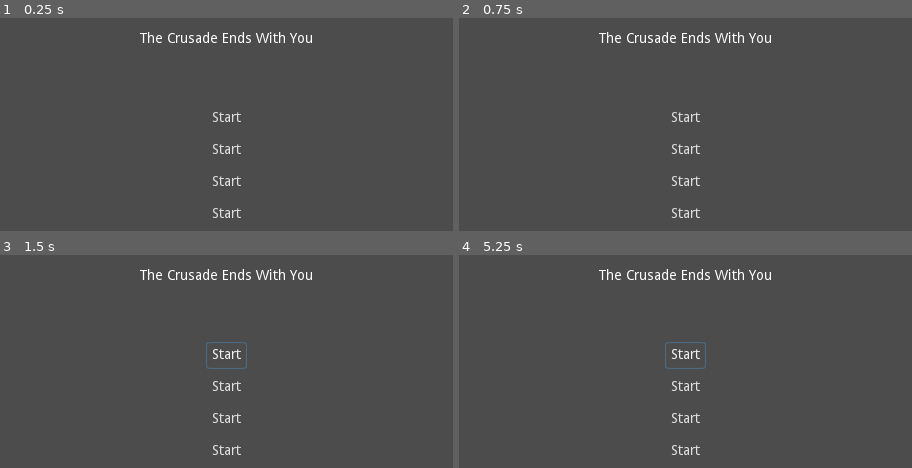
Above: before the commit, frames 1-4 (two rows, left to right).
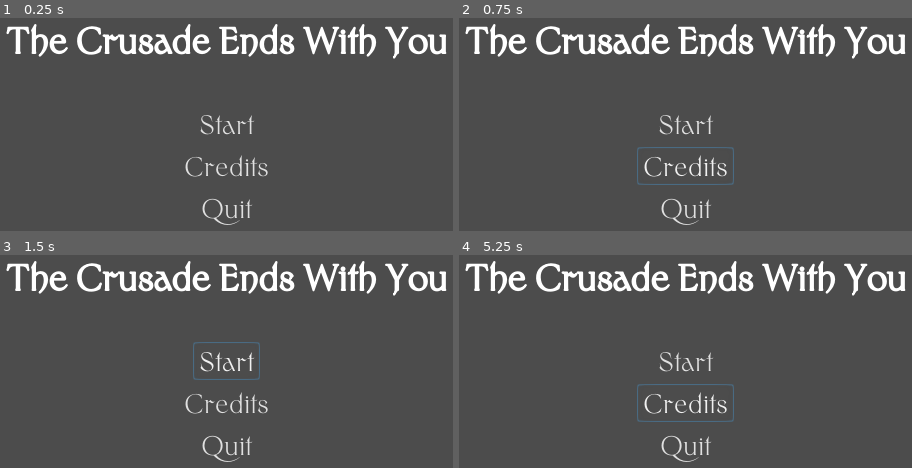
Above: after the commit, the same moments.

Repository: imav97/GMTK2021
Game: Godot game, scene res://Root.tscn
Same seed, same stepped clock (60 frames per second), same inputs: the game is played once before the commit and once after it. This scene is started directly instead of the project's main scene.
Inputs (mouse positions are in pixels of both pictures, inside the frame that each line leads up to):
- Up to frame 1 (0.25 s): no input
- Up to frame 2 (0.75 s): click (685, 164) at 0.5 s, where only the run after the commit has a clickable "Credits"
- Up to frame 3 (1.5 s): click "Start" at 1.25 s
- Up to frame 4 (5.25 s): click "Start" at 2 s; tap Enter at 2.75, 4.25 s; move the mouse to (789, 327) at 2.77 s; press the mouse at (789, 327) at 2.78 s; hold D (right) 2.78-3.53 s; tap Space (simple_attack) at 3.5 s; move the mouse to (590, 352) at 3.52 s; release the mouse at (590, 352) at 3.53 s; hold S (down) 3.53-4.28 s; tap Shift (mana_attack) at 3.6 s; move the mouse to (735, 280) at 4.27 s; hold D (right) 4.28-5.03 s; hold Space (simple_attack) 4.28-5.03 s; move the mouse to (662, 393) at 5.02 s; hold W (up) from 5.03 s (still down); click (662, 393) at 5.1 s

The runs differ from the first frame. In frame 1, 7.0% of the frame differs, in the area x 1-99%, y 2-98%; in frame 2, 7.3%; in frame 3, 7.3%; in frame 4, 7.4%.

Commit message:
new fonts added

Diff:
--- a/gmtk2021/Root.tscn
+++ b/gmtk2021/Root.tscn
@@ -1,4 +1,17 @@
-[gd_scene format=2]
+[gd_scene load_steps=4 format=2]
+
+[ext_resource path="res://Resources/Fonts/sinistre/Sinistre-S†Caroline.otf" type="DynamicFontData" id=1]
+
+[sub_resource type="DynamicFont" id=3]
+size = 35
+outline_size = 1
+use_mipmaps = true
+use_filter = true
+font_data = ExtResource( 1 )
+
+[sub_resource type="DynamicFont" id=2]
+size = 26
+font_data = ExtResource( 1 )
 
 [node name="Root" type="Control"]
 anchor_right = 1.0
@@ -19,84 +32,73 @@
 }
 
 [node name="VBoxContainer" type="VBoxContainer" parent="MarginContainer"]
-margin_right = 460.0
+margin_right = 466.0
 margin_bottom = 250.0
 size_flags_horizontal = 3
 size_flags_vertical = 3
 alignment = 2
 
 [node name="Label" type="Label" parent="MarginContainer/VBoxContainer"]
-margin_right = 460.0
+margin_right = 466.0
 margin_bottom = 123.0
 size_flags_horizontal = 3
 size_flags_vertical = 3
+custom_fonts/font = SubResource( 3 )
 text = "The Crusade Ends With You"
 align = 1
 valign = 1
 
 [node name="Buttons" type="VBoxContainer" parent="MarginContainer/VBoxContainer"]
 margin_top = 127.0
-margin_right = 460.0
+margin_right = 466.0
 margin_bottom = 250.0
 size_flags_horizontal = 3
 size_flags_vertical = 3
 alignment = 1
 
 [node name="HBoxContainer" type="HBoxContainer" parent="MarginContainer/VBoxContainer/Buttons"]
-margin_right = 460.0
-margin_bottom = 27.0
+margin_right = 466.0
+margin_bottom = 38.0
 size_flags_horizontal = 3
 size_flags_vertical = 3
 alignment = 1
 
 [node name="Button" type="Button" parent="MarginContainer/VBoxContainer/Buttons/HBoxContainer"]
-margin_left = 209.0
-margin_right = 250.0
-margin_bottom = 27.0
+margin_left = 199.0
+margin_right = 266.0
+margin_bottom = 38.0
+custom_fonts/font = SubResource( 2 )
 text = "Start"
 flat = true
 
 [node name="HBoxContainer2" type="HBoxContainer" parent="MarginContainer/VBoxContainer/Buttons"]
-margin_top = 31.0
-margin_right = 460.0
-margin_bottom = 59.0
+margin_top = 42.0
+margin_right = 466.0
+margin_bottom = 80.0
 size_flags_horizontal = 3
 size_flags_vertical = 3
 alignment = 1
 
 [node name="Button" type="Button" parent="MarginContainer/VBoxContainer/Buttons/HBoxContainer2"]
-margin_left = 209.0
-margin_right = 250.0
-margin_bottom = 28.0
-text = "Start"
+margin_left = 184.0
+margin_right = 281.0
+margin_bottom = 38.0
+custom_fonts/font = SubResource( 2 )
+text = "Credits"
 flat = true
 
 [node name="HBoxContainer3" type="HBoxContainer" parent="MarginContainer/VBoxContainer/Buttons"]
-margin_top = 63.0
-margin_right = 460.0
-margin_bottom = 91.0
+margin_top = 84.0
+margin_right = 466.0
+margin_bottom = 123.0
 size_flags_horizontal = 3
 size_flags_vertical = 3
 alignment = 1
 
 [node name="Button" type="Button" parent="MarginContainer/VBoxContainer/Buttons/HBoxContainer3"]
-margin_left = 209.0
-margin_right = 250.0
-margin_bottom = 28.0
-text = "Start"
+margin_left = 201.0
+margin_right = 264.0
+margin_bottom = 39.0
+custom_fonts/font = SubResource( 2 )
+text = "Quit"
 flat = true
-
-[node name="HBoxContainer4" type="HBoxContainer" parent="MarginContainer/VBoxContainer/Buttons"]
-margin_top = 95.0
-margin_right = 460.0
-margin_bottom = 123.0
-size_flags_horizontal = 3
-size_flags_vertical = 3
-alignment = 1
-
-[node name="Button" type="Button" parent="MarginContainer/VBoxContainer/Buttons/HBoxContainer4"]
-margin_left = 209.0
-margin_right = 250.0
-margin_bottom = 28.0
-text = "Start"
-flat = true
--- a/gmtk2021/project.godot
+++ b/gmtk2021/project.godot
@@ -10,7 +10,6 @@
 
 _global_script_classes=[  ]
 _global_script_class_icons={
-
 }
 
 [application]
@@ -23,6 +22,7 @@
 
 window/size/width=480
 window/size/height=270
+window/dpi/allow_hidpi=true
 window/stretch/mode="viewport"
 window/stretch/aspect="keep"
 
Binary file added: gmtk2021/Resources/Fonts/Berkshire_Swash/BerkshireSwash-Regular.ttf
Not shown, added: gmtk2021/Resources/Fonts/Berkshire_Swash/OFL.txt
Not shown, added: gmtk2021/Resources/Fonts/sinistre/OFL.txt
Not shown, added: gmtk2021/Resources/Fonts/sinistre/README.txt
Binary file added: gmtk2021/Resources/Fonts/sinistre/Sinistre-S†Caroline.otf
Binary file added: gmtk2021/Resources/Fonts/sinistre/SinistreS†Caroline.woff
Binary file added: gmtk2021/Resources/Fonts/sinistre/SinistreS†Caroline.woff2
Binary file added: gmtk2021/Resources/Fonts/siphe/Siphe-Medium.otf
Not shown, added: gmtk2021/Resources/Fonts/siphe/readme.txt
Not shown, added: gmtk2021/Resources/Fonts/Berkshire_Swash.zip
Not shown, added: gmtk2021/Resources/Fonts/sinistre.zip
Not shown, added: gmtk2021/Resources/Fonts/siphe.zip
